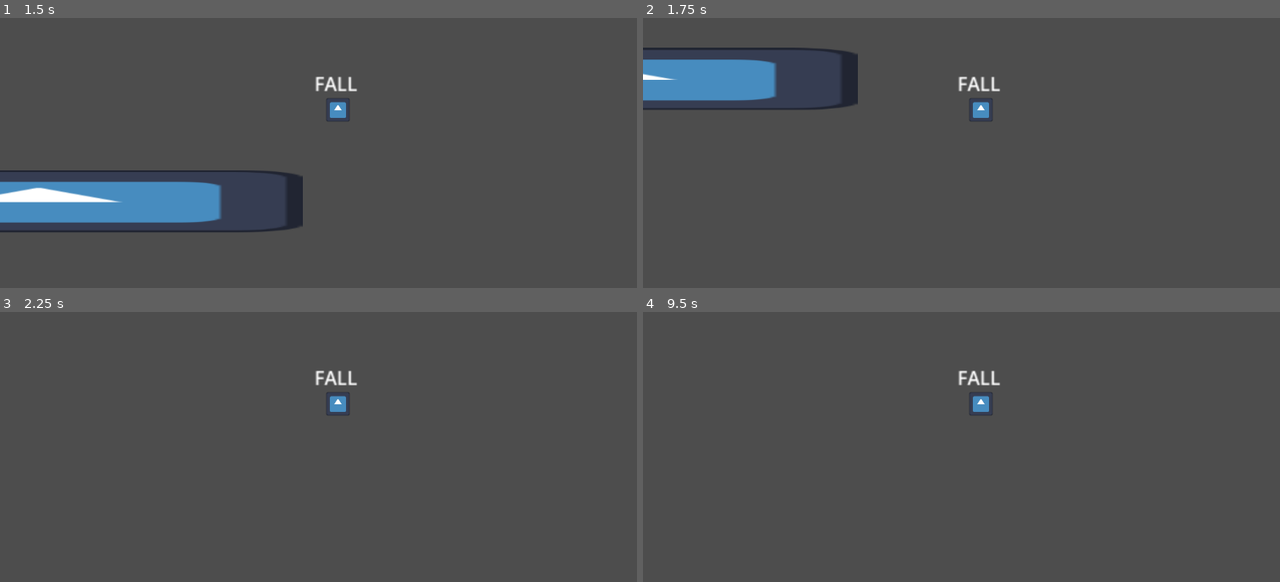
Above: before the commit, frames 1-4 (two rows, left to right).
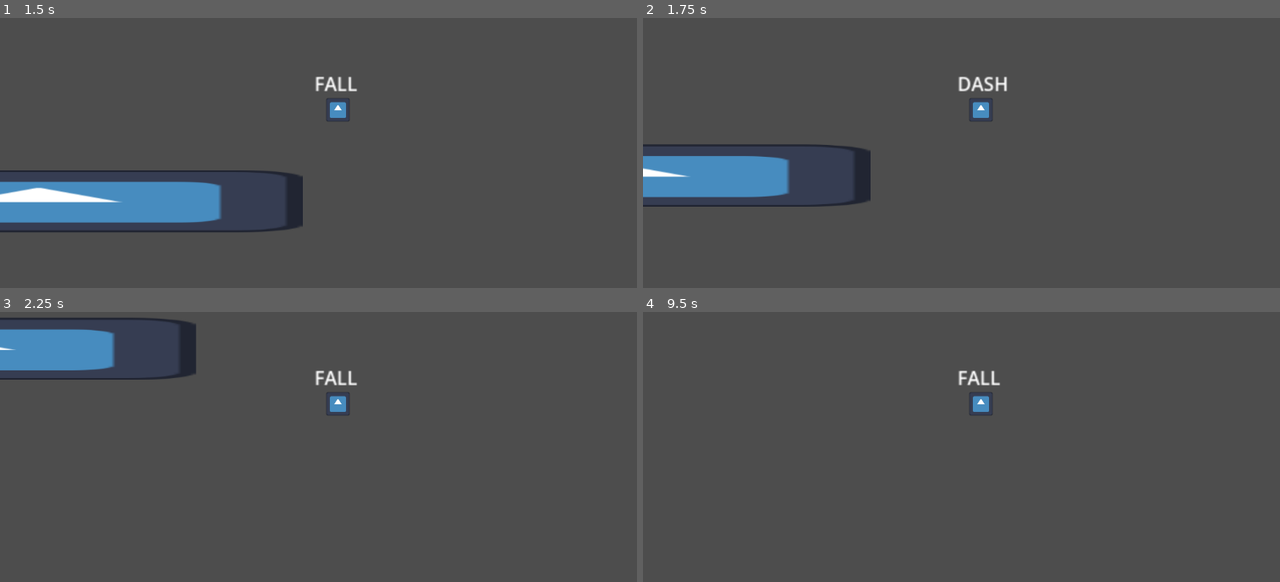
Above: after the commit, the same moments.

Repository: ski-freak/AtniaMania
Game: Godot game, scene res://scenes/environment/world.tscn
The game is run twice, just before and just after one commit, with the same random seed, the same clock (stepped at 60 frames per second) and the same inputs. The project has no main scene, so this scene is started directly. The engine's default icon, where the game draws it, is replaced by a stand-in: a white triangle on a blue panel in a dark square.
Inputs:
- Up to frame 1 (1.5 s): tap Enter (ui_accept) at 0.5 s; hold Z (Dash) 0.53-1.28 s; hold Right (MoveRight) from 0.53 s (still down); tap Space (Jump) at 0.77 s; tap X (Climb) at 1.35 s
- Up to frame 2 (1.75 s): keep holding Right (MoveRight); tap Space (Jump) at 1.52 s; tap Z (Dash) at 1.55 s
- Up to frame 3 (2.25 s): release Right (MoveRight) at 2.03 s; hold Left (MoveLeft) from 2.03 s (still down); hold Z (Dash) from 2.03 s (still down)
- Up to frame 4 (9.5 s): tap Enter (ui_accept) every 0.75 s from 2.75 to 5.75 s; release Left (MoveLeft) at 2.78 s; release Z (Dash) at 2.78 s; hold Right (MoveRight) 2.78-4.28 s; tap Z (Dash) at 2.85, 3.8, 4.35, 6.05, 7.35, 8.3, 8.85 s; tap Space (Jump) at 3.02, 3.77, 4.52, 6.02, 6.77, 7.52, 9.02 s; hold X (Climb) 3.53-4.28 s; hold Left (MoveLeft) 4.28-5.03 s; hold Right (MoveRight) 5.03-5.78 s; hold Z (Dash) 5.03-5.78 s; hold Left (MoveLeft) 5.78-7.28 s; tap X (Climb) at 5.85 s; hold Z (Dash) 6.53-7.28 s; hold Right (MoveRight) from 7.28 s (still down); hold X (Climb) 8.03-8.78 s

Frame 1 is identical in both runs. In frame 2, 9.3% of the frame differs, in the area x 0-58%, y 10-70%; in frame 3, 3.8%; in frame 4, less than 0.1%.

Commit message:
dash functionality

Diff:
--- a/scenes/entities/player/DASH.gd
+++ b/scenes/entities/player/DASH.gd
@@ -1,11 +1,26 @@
-extends Node
+extends "state.gd"
 
+var dash_direction = Vector2.ZERO
+var dash_speed = 240
+var dashing = false
+@export var dash_duration = 0.2
+@onready var DashDuration_timer = $DashDuration
 
-# Called when the node enters the scene tree for the first time.
-func _ready() -> void:
+func update(delta):
+	if !dashing: # this means if it's = false
+		return STATES.FALL
+	return null
+func enter_state():
+	Player.can_dash = false
+	dashing = true
+	DashDuration_timer.start(dash_duration)
+	if Player.movement_input != Vector2.ZERO:
+		dash_direction = Player.movement_input
+	else:
+		dash_direction = Player.last_direction
+	Player.velocity = dash_direction.normalized() * dash_speed
+func exit_state():
+	dashing = false
+func _on_timer_timeout() -> void:
+	dashing = false
 	pass # Replace with function body.
-
-
-# Called every frame. 'delta' is the elapsed time since the previous frame.
-func _process(delta: float) -> void:
-	pass
--- a/scenes/entities/player/DASH.tscn
+++ b/scenes/entities/player/DASH.tscn
@@ -2,5 +2,10 @@
 
 [ext_resource type="Script" uid="uid://bpv0a68q8cwst" path="res://scenes/entities/player/DASH.gd" id="1_xmwri"]
 
-[node name="FALL" type="Node"]
+[node name="DASH" type="Node"]
 script = ExtResource("1_xmwri")
+
+[node name="DashDuration" type="Timer" parent="."]
+one_shot = true
+
+[connection signal="timeout" from="DashDuration" to="." method="_on_timer_timeout"]
--- a/scenes/entities/player/FALL.gd
+++ b/scenes/entities/player/FALL.gd
@@ -6,4 +6,6 @@
 	player_movement()
 	if Player.is_on_floor():
 		return STATES.IDLE
+	if Player.dash_input and Player.can_dash: # this is if true
+		return STATES.DASH
 	return null
--- a/scenes/entities/player/IDLE.gd
+++ b/scenes/entities/player/IDLE.gd
@@ -9,4 +9,8 @@
 		return STATES.JUMP
 	if Player.velocity.y >0:
 		return STATES.FALL
+	if Player.dash_input and Player.can_dash: # this is if true
+		return STATES.DASH
 	return null
+func enter_state():
+	Player.can_dash = true
--- a/scenes/entities/player/JUMP.gd
+++ b/scenes/entities/player/JUMP.gd
@@ -5,6 +5,8 @@
 	player_movement()
 	if Player.velocity.y >0:
 		return STATES.FALL
+	if Player.dash_input and Player.can_dash: # this is if true
+		return STATES.DASH
 	return null
 func enter_state():
 	Player.velocity.y = Player.JUMP_VELOCITY # this reaches into the Player script and edits its y velocity?
--- a/scenes/entities/player/MOVE.gd
+++ b/scenes/entities/player/MOVE.gd
@@ -10,4 +10,8 @@
 		return STATES.FALL
 	if Player.jump_input_actuation: # this is the same as saying if == true
 		return STATES.JUMP
+	if Player.dash_input and Player.can_dash:
+		return STATES.DASH
 	return null
+func enter_state():
+	Player.can_dash = true
--- a/scenes/entities/player/Player.gd
+++ b/scenes/entities/player/Player.gd
@@ -1,8 +1,7 @@
 extends CharacterBody2D
 
 
-const SPEED = 300.0
-const JUMP_VELOCITY = -400.0
+
 
 # (this came with NPC's godot default file but not mine) Get the gravity from the project settings to be synced with RigidBody nodes.
 var gravity_value = ProjectSettings.get_setting("physics/2d/default_gravity")
@@ -14,6 +13,13 @@
 var climb_input = false
 var dash_input = false
 
+# player_movement
+const SPEED = 300.0
+const JUMP_VELOCITY = -400.0
+var last_direction = Vector2.RIGHT
+# mechanics
+var can_dash = true
+#states
 # Sets the state variables to null so they can be used later?
 var current_state = null
 var prev_state = null
@@ -94,7 +100,11 @@
 		climb_input  = false
 
 	# dash
-	if Input.is_action_pressed("Dash"):
+	if Input.is_action_just_pressed("Dash"):
 		dash_input = true
 	else:
 		dash_input  = false
+
+
+# not wanting to work on the card game
+# kind of wanting to actually work on the thing
--- a/scenes/entities/player/Player.tscn
+++ b/scenes/entities/player/Player.tscn
@@ -1,10 +1,11 @@
-[gd_scene load_steps=9 format=3 uid="uid://cmu22oge3rslh"]
+[gd_scene load_steps=10 format=3 uid="uid://cmu22oge3rslh"]
 
 [ext_resource type="Script" uid="uid://d3wjbjwwoxn0h" path="res://scenes/entities/player/Player.gd" id="1_tlaso"]
 [ext_resource type="Texture2D" uid="uid://b45bqsp55mqe5" path="res://icon.svg" id="2_afppm"]
 [ext_resource type="PackedScene" uid="uid://b1pp1y71835vf" path="res://scenes/entities/player/FALL.tscn" id="3_hgjck"]
 [ext_resource type="Script" uid="uid://c57isky3u843v" path="res://scenes/entities/player/STATES.gd" id="3_ppr6r"]
 [ext_resource type="PackedScene" uid="uid://b21gwq2bj4fno" path="res://scenes/entities/player/IDLE.tscn" id="4_ppr6r"]
+[ext_resource type="PackedScene" uid="uid://du8noopy7b4f5" path="res://scenes/entities/player/DASH.tscn" id="4_rx1o7"]
 [ext_resource type="PackedScene" uid="uid://doqm2rpcnkrik" path="res://scenes/entities/player/JUMP.tscn" id="5_rx1o7"]
 [ext_resource type="PackedScene" uid="uid://chk2lnjhfnbmr" path="res://scenes/entities/player/MOVE.tscn" id="6_rqk8h"]
 
@@ -26,6 +27,8 @@
 [node name="STATES" type="Node" parent="."]
 script = ExtResource("3_ppr6r")
 
+[node name="DASH" parent="STATES" instance=ExtResource("4_rx1o7")]
+
 [node name="FALL" parent="STATES" instance=ExtResource("3_hgjck")]
 
 [node name="IDLE" parent="STATES" instance=ExtResource("4_ppr6r")]
--- a/scenes/entities/player/STATES.gd
+++ b/scenes/entities/player/STATES.gd
@@ -5,7 +5,7 @@
 @onready var JUMP = $JUMP
 @onready var FALL = $FALL
 # Not added yet
-#@onready var DASH = $DASH
+@onready var DASH = $DASH
 #@onready var SLIDE = $SLIDE
 #@onready var CLIMB = $CLIMB
 
--- a/scenes/entities/player/state.gd
+++ b/scenes/entities/player/state.gd
@@ -13,7 +13,9 @@
 func player_movement():
 	if Player.movement_input.x > 0:
 		Player.velocity.x = Player.SPEED
+		Player.last_direction = Vector2.RIGHT
 	elif Player.movement_input.x < 0:
 		Player.velocity.x = - Player.SPEED
+		Player.last_direction = Vector2.LEFT
 	else:
 		Player.velocity.x = 0
Not shown, added: scenes/environment/world.tscn283102079507.tmp
